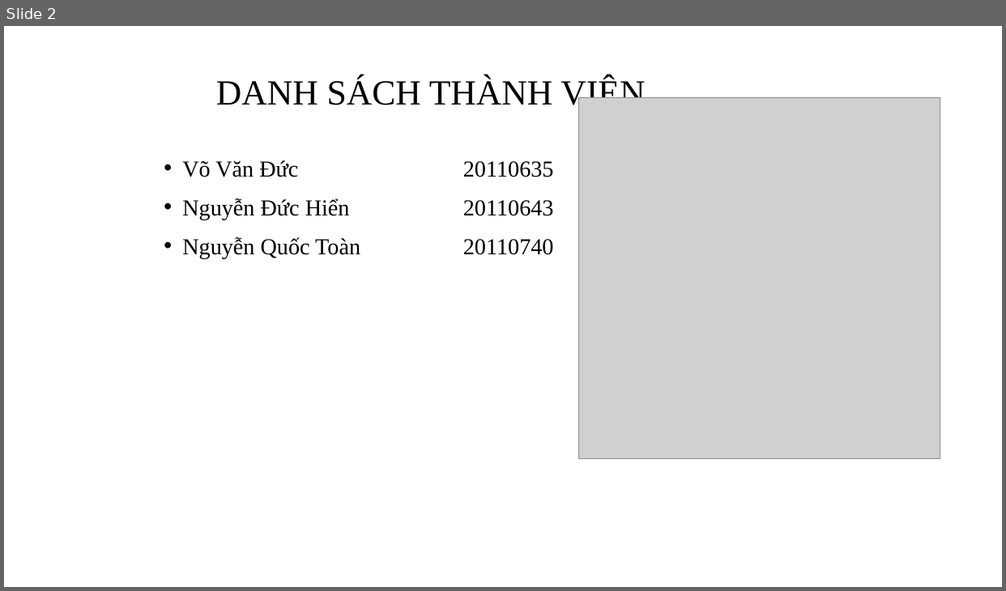
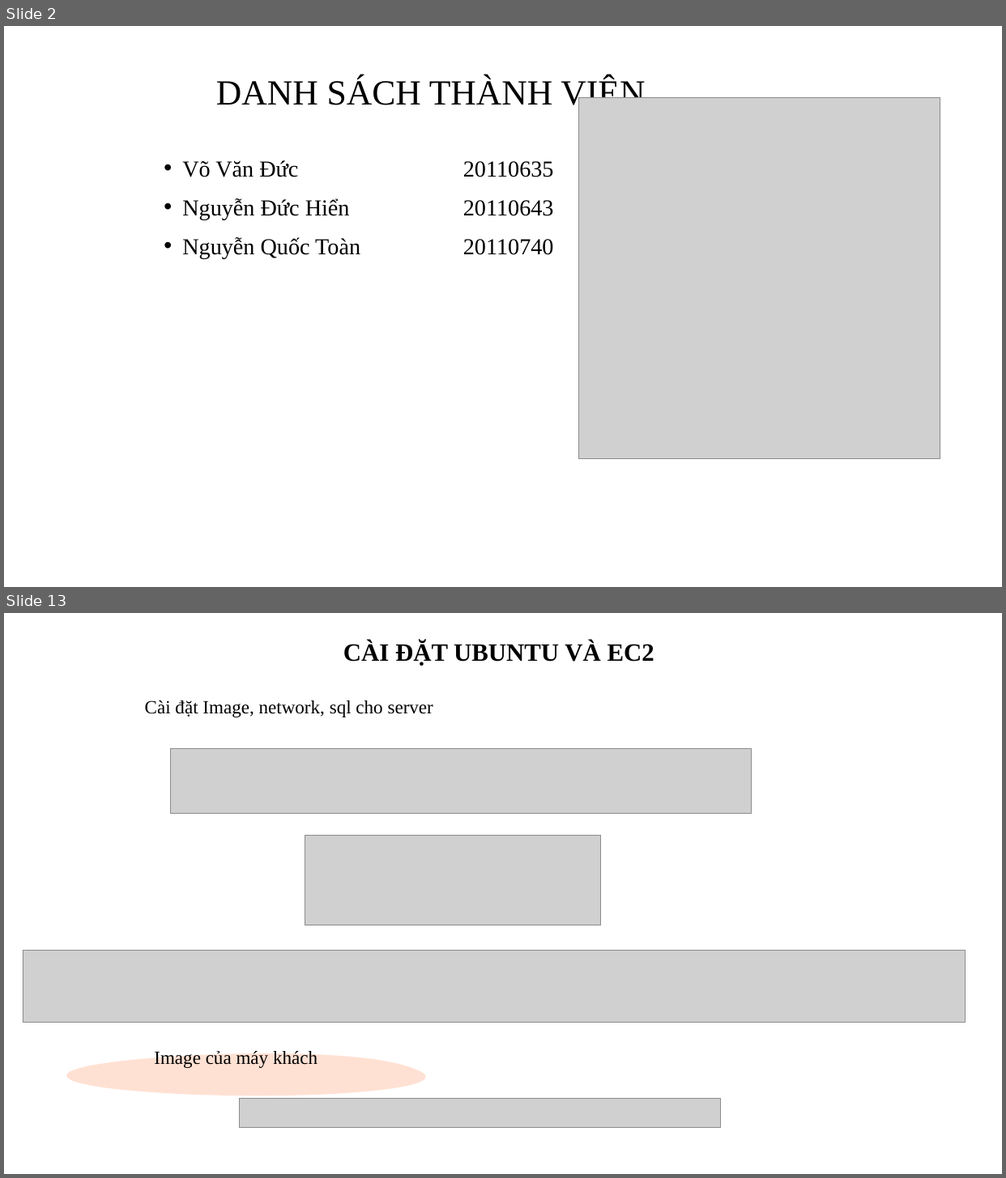
Before and after one commit to DucHienIT/ProjectCloudComputing-RemoteDockerController, a slide deck: Nhom2_thuyetTrinhVideoNhomTruoc.pptx. Shown one above the other, each under a label of ours: slide 2 before the commit, slides 2 and 13 after it; the slides between them are not shown. The pictures are 1006x591 and 1006x1178 pixels, drawn with LibreOffice and Linux fonts; fonts in the diff are those of the drawing; grey boxes stand for pictures. Boxes give left, top, right and bottom in pixels: in the first picture for what was removed or moved away, otherwise in the second. Text is boxed around its words. In the diff, an @@ line names an element or a change of style, - is before the commit and + after.

```diff
--- a/Nhom2_thuyetTrinhVideoNhomTruoc.pptx
+++ b/Nhom2_thuyetTrinhVideoNhomTruoc.pptx
@@ slide 13 added at (4,613,1002,1174), background #FFFFFF @@
@@ subtitle added at (343,641,654,666), 24 pt, text #000000, bold @@
+CÀI ĐẶT UBUNTU VÀ EC2
@@ text added at (145,700,433,717), 18 pt, text #000000 @@
+Cài đặt Image, network, sql cho server
@@ picture added at (170,748,751,814) @@
@@ picture added at (305,835,601,926) @@
@@ picture added at (23,951,966,1023) @@
@@ text added at (154,1050,317,1068), 18 pt, text #000000 @@
+Image của máy khách
@@ freeform shape added at (50,1054,454,1097), fill #FFB088 at 37% opacity @@
@@ picture added at (239,1099,720,1127) @@
```
Also in this commit, not shown: 10 other slides added, 10 slides removed.
